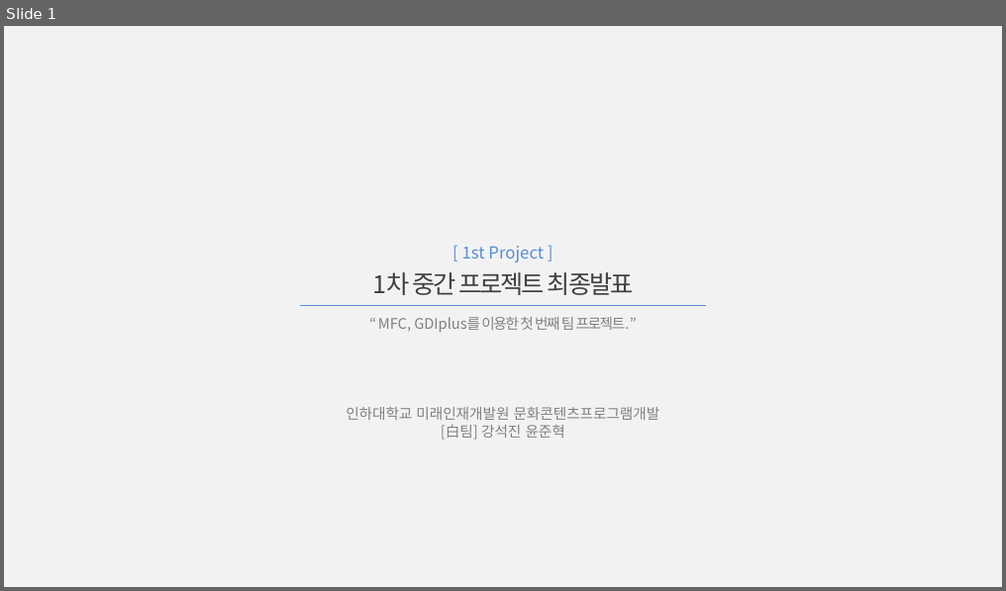
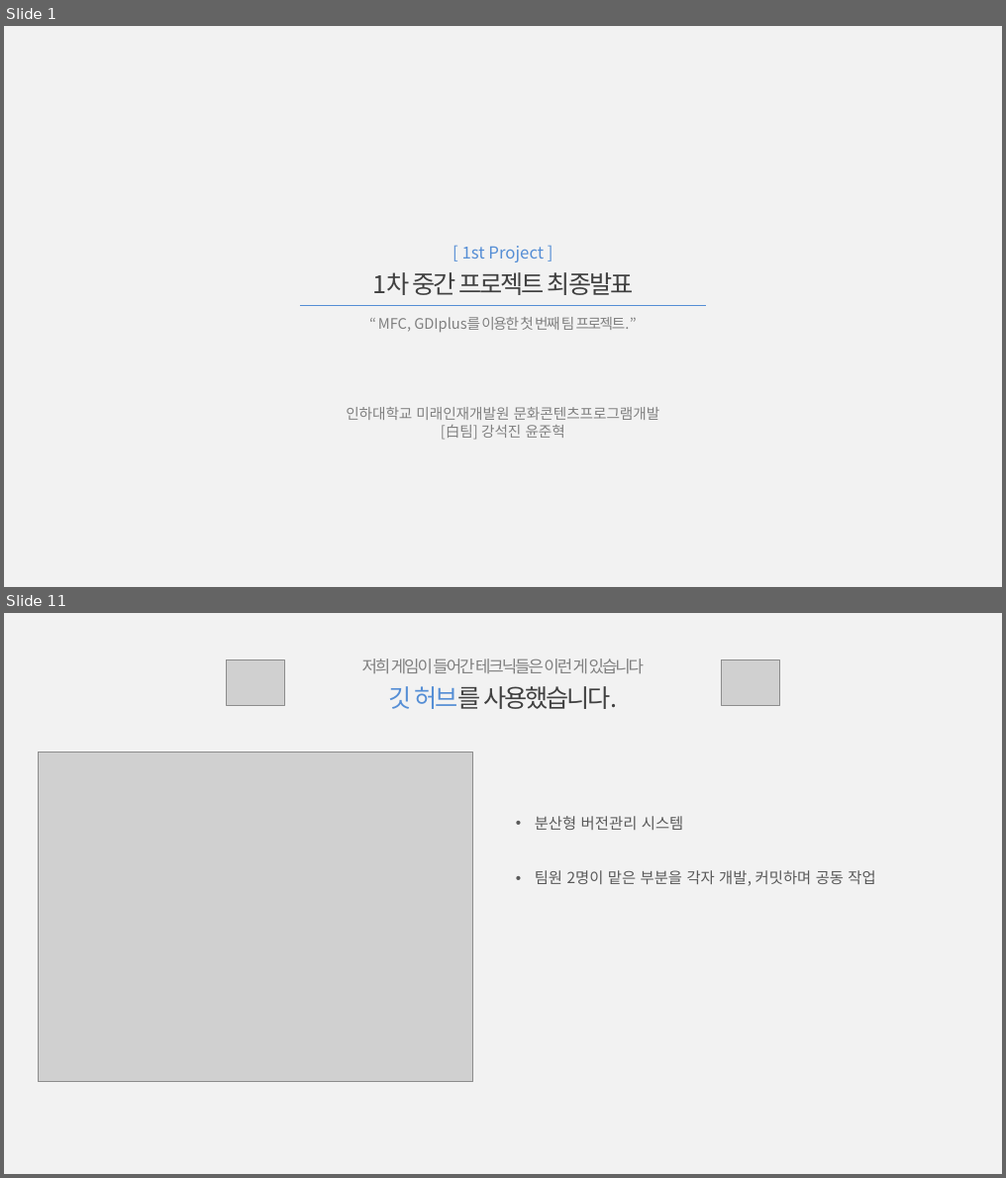
Before and after one commit to Hanel99/inha_1stproject, a slide deck: 기타/1차중간프로젝트_최종발표_白팀_강석진윤준혁.pptx. Shown one above the other, each under a label of ours: slide 1 before the commit, slides 1 and 11 after it; the slides between them are not shown. The pictures are 1006x591 and 1006x1178 pixels, drawn with LibreOffice and Linux fonts; fonts in the diff are those of the drawing; grey boxes stand for pictures. Boxes give left, top, right and bottom in pixels: in the first picture for what was removed or moved away, otherwise in the second. Text is boxed around its words. In the diff, an @@ line names an element or a change of style, - is before the commit and + after.

Commit message:
개발 종료 V.1.1.0 / ppt만 수정할것

```diff
--- a/기타/1차중간프로젝트_최종발표_白팀_강석진윤준혁.pptx
+++ b/기타/1차중간프로젝트_최종발표_白팀_강석진윤준혁.pptx
@@ slide 11 added at [4, 613, 1002, 1174], background #F2F2F2 @@
@@ picture added at [227, 661, 284, 706] @@
@@ text added at [362, 659, 644, 709], 12 pt, text #808080 @@
+저희 게임이 들어간 테크닉들은 이런 게 있습니다
+깃 허브를 사용했습니다.
@@ picture added at [722, 661, 779, 706] @@
@@ picture added at [38, 753, 473, 1083] @@
@@ text added at [535, 816, 875, 886], 11 pt, text #595959 @@
+• 분산형 버전관리 시스템
+• 팀원 2명이 맡은 부분을 각자 개발, 커밋하며 공동 작업
```
Also in this commit, not shown: 5 slides changed, 17 other slides added, 23 slides removed, 23 other files.
